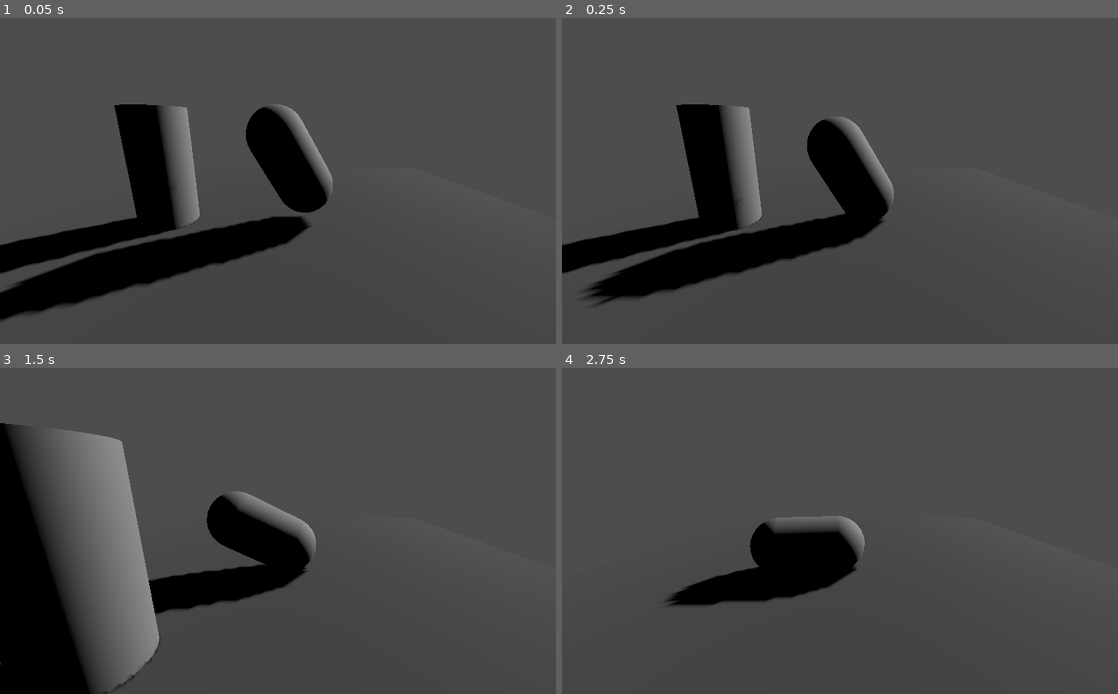
Above: before the commit, frames 1-4 (two rows, left to right).
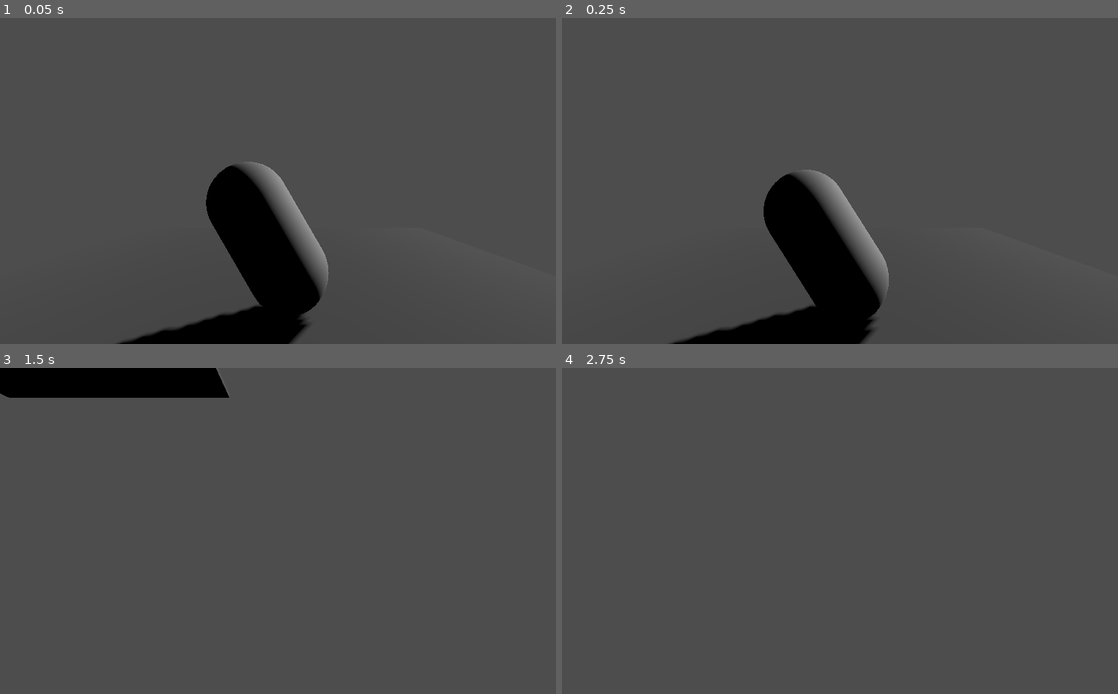
Above: after the commit, the same moments.

Repository: Pulvr/not-acrime
Game: Godot game, scene res://scenes/main/Main_Scene.tscn
Two runs of this game, one before a commit and one after it. Both use one fixed random seed, a clock stepped at 60 frames per second and the inputs below. Before the commit the project starts from res://Play.tscn.
Inputs:
- Up to frame 1 (0.05 s): no input
- Up to frame 2 (0.25 s): no input
- Up to frame 3 (1.5 s): hold D (move_right) 0.53-1.28 s; hold Space (jump) 0.53-1.28 s; hold S (move_back) from 1.28 s (still down); tap Space (jump) at 1.35 s
- Up to frame 4 (2.75 s): tap Space (jump) at 1.52, 1.82 s; release S (move_back) at 2.03 s; hold D (move_right) from 2.03 s (still down); hold Space (jump) from 2.03 s (still down)

The runs differ from the first frame. In frame 1, 21% of the frame differs, in the area x 0-60%, y 26-100%; in frame 2, 20%; in frame 3, 24%, in the area x 0-57%, y 0-100%; in frame 4, 5.0%.

Commit message:
moved_files
moved and renamed files for more structure

Diff:
--- a/Play.tscn
+++ /dev/null
@@ -1,22 +0,0 @@
-[gd_scene format=3 uid="uid://cgodu8m8qwk4j"]
-
-[ext_resource type="PackedScene" uid="uid://c7vlv8yq4s18l" path="res://Plane_World.tscn" id="1_1m0ic"]
-[ext_resource type="PackedScene" uid="uid://cptb6i8wj8lhs" path="res://Pill.tscn" id="2_2peyt"]
-[ext_resource type="PackedScene" uid="uid://dde3h81eyjbg3" path="res://Player.tscn" id="3_2peyt"]
-
-[node name="Main_Scene" type="Node3D" unique_id=349355966]
-
-[node name="Floor" parent="." unique_id=1328943470 instance=ExtResource("1_1m0ic")]
-
-[node name="Pill" parent="." unique_id=1046045228 instance=ExtResource("2_2peyt")]
-transform = Transform3D(0.8660254, -0.5, 0, 0.5, 0.8660254, 0, 0, 0, 1, 0, 1.1208497, 0)
-
-[node name="Camera3D" type="Camera3D" parent="." unique_id=600064889]
-transform = Transform3D(1, 0, 0, 0, 0.9659258, 0.25881904, 0, -0.25881904, 0.9659258, 0, 1.7332151, 3.6801858)
-
-[node name="DirectionalLight3D" type="DirectionalLight3D" parent="." unique_id=170147085]
-transform = Transform3D(-0.7071068, -4.214685e-08, 0.70710677, 0.49999997, 0.70710677, 0.50000006, -0.5, 0.7071068, -0.5, 5.5472097, 5.888022, -8.851535)
-shadow_enabled = true
-
-[node name="Player" parent="." unique_id=1995347876 instance=ExtResource("3_2peyt")]
-transform = Transform3D(1, 0, 0, 0, 1, 0, 0, 0, 1, -2.2474666, 1.0380503, 0)
--- a/Player.tscn
+++ /dev/null
@@ -1,20 +0,0 @@
-[gd_scene format=3 uid="uid://dde3h81eyjbg3"]
-
-[ext_resource type="Script" uid="uid://6f4ifjijt2wf" path="res://player.gd" id="1_xhfnw"]
-
-[sub_resource type="CylinderShape3D" id="CylinderShape3D_0rwas"]
-
-[sub_resource type="CylinderMesh" id="CylinderMesh_xhfnw"]
-
-[node name="Player" type="Node3D" unique_id=1995347876]
-
-[node name="CharacterBody3D" type="CharacterBody3D" parent="." unique_id=2030428253]
-script = ExtResource("1_xhfnw")
-speed = 10
-fall_acceleration = 70
-
-[node name="CollisionShape3D" type="CollisionShape3D" parent="CharacterBody3D" unique_id=428711341]
-shape = SubResource("CylinderShape3D_0rwas")
-
-[node name="MeshInstance3D" type="MeshInstance3D" parent="CharacterBody3D" unique_id=1468810674]
-mesh = SubResource("CylinderMesh_xhfnw")
--- a/Plane_World.tscn
+++ b/scenes/level/Plane_World.tscn
@@ -1,21 +1,21 @@
 [gd_scene format=3 uid="uid://c7vlv8yq4s18l"]
 
 [sub_resource type="BoxShape3D" id="BoxShape3D_vb3um"]
-size = Vector3(10, 0, 10)
+size = Vector3(10, 0.2, 10)
 
 [sub_resource type="StandardMaterial3D" id="StandardMaterial3D_vb3um"]
 albedo_color = Color(0.3403393, 0.34033933, 0.3403393, 1)
 
 [sub_resource type="BoxMesh" id="BoxMesh_srgae"]
 material = SubResource("StandardMaterial3D_vb3um")
-size = Vector3(10, 0, 10)
+size = Vector3(10, 0.2, 10)
 
 [node name="Floor" type="Node3D" unique_id=1328943470]
 
-[node name="Body" type="StaticBody3D" parent="." unique_id=1789297809]
+[node name="Ground" type="StaticBody3D" parent="." unique_id=1789297809]
 
-[node name="Collider" type="CollisionShape3D" parent="Body" unique_id=531825150]
+[node name="Collider" type="CollisionShape3D" parent="Ground" unique_id=531825150]
 shape = SubResource("BoxShape3D_vb3um")
 
-[node name="Mesh" type="MeshInstance3D" parent="Body" unique_id=1700668728]
+[node name="Mesh" type="MeshInstance3D" parent="Ground" unique_id=1700668728]
 mesh = SubResource("BoxMesh_srgae")
--- /dev/null
+++ b/scenes/main/Main_Scene.tscn
@@ -0,0 +1,19 @@
+[gd_scene format=3 uid="uid://cgodu8m8qwk4j"]
+
+[ext_resource type="PackedScene" uid="uid://c7vlv8yq4s18l" path="res://scenes/level/Plane_World.tscn" id="1_7i1vd"]
+[ext_resource type="PackedScene" uid="uid://cptb6i8wj8lhs" path="res://Pill.tscn" id="2_eyuud"]
+[ext_resource type="PackedScene" uid="uid://dde3h81eyjbg3" path="res://scenes/player/Player.tscn" id="3_iip3i"]
+
+[node name="Main_Scene" type="Node3D" unique_id=349355966]
+
+[node name="Floor" parent="." unique_id=1328943470 instance=ExtResource("1_7i1vd")]
+
+[node name="Pill" parent="." unique_id=1046045228 instance=ExtResource("2_eyuud")]
+transform = Transform3D(0.8660254, -0.5, 0, 0.5, 0.8660254, 0, 0, 0, 1, 0, 1.1208497, 0)
+
+[node name="DirectionalLight3D" type="DirectionalLight3D" parent="." unique_id=170147085]
+transform = Transform3D(-0.7071068, -4.214685e-08, 0.70710677, 0.49999997, 0.70710677, 0.50000006, -0.5, 0.7071068, -0.5, 5.5472097, 5.888022, -8.851535)
+shadow_enabled = true
+
+[node name="Player" parent="." unique_id=1995347876 instance=ExtResource("3_iip3i")]
+transform = Transform3D(1, 0, 0, 0, 1, 0, 0, 0, 1, 0.28025937, 1.1374159, 2.6854727)
--- /dev/null
+++ b/scenes/player/Player.tscn
@@ -0,0 +1,16 @@
+[gd_scene format=3 uid="uid://dde3h81eyjbg3"]
+
+[ext_resource type="Script" uid="uid://6f4ifjijt2wf" path="res://scenes/player/player.gd" id="1_xhfnw"]
+
+[sub_resource type="CapsuleShape3D" id="CapsuleShape3D_wr5hl"]
+
+[node name="Player" type="Node3D" unique_id=1995347876]
+
+[node name="CharacterBody3D" type="CharacterBody3D" parent="." unique_id=2030428253]
+script = ExtResource("1_xhfnw")
+
+[node name="CollisionShape3D" type="CollisionShape3D" parent="CharacterBody3D" unique_id=428711341]
+shape = SubResource("CapsuleShape3D_wr5hl")
+
+[node name="Camera3D" type="Camera3D" parent="CharacterBody3D" unique_id=2054780268]
+transform = Transform3D(1, 0, 0, 0, 1, 0, 0, 0, 1, 0, 0.70235276, 0)
--- a/player.gd
+++ b/scenes/player/player.gd
@@ -1,9 +1,11 @@
 extends CharacterBody3D
 
 # How fast the player moves in meters per second.
-@export var speed = 14
+@export var speed = 10
 # The downward acceleration when in the air, in meters per second squared.
-@export var fall_acceleration = 75
+@export var fall_acceleration = 70
+
+@export var jump_impulse = 20
 
 var target_velocity = Vector3.ZERO
 
@@ -19,6 +21,8 @@
 		direction.z += 1
 	if Input.is_action_pressed("move_forward"):
 		direction.z -= 1
+	if is_on_floor() and Input.is_action_pressed("jump"):
+		direction.y = jump_impulse
 
 
 	# Ground Velocity
Renamed: player.gd.uid -> scenes/player/player.gd.uid
